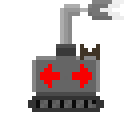
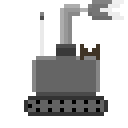
Layered file, before and after one edit (128 x 128). Changes by layer:
added layer "Layer 4" above "Layer 3" over [24,96,108,116]
added layer "Layer 3" above "Layer 2" over [40,12,44,56]
painted on "Layer 2" over [40,64,92,88]
